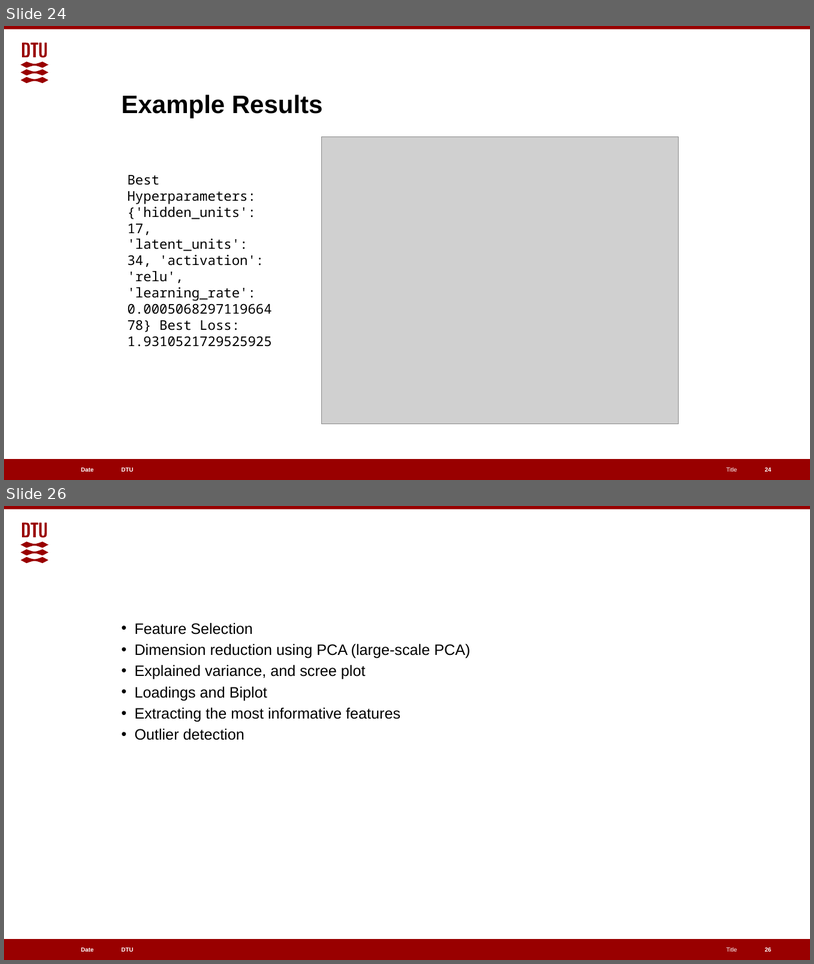
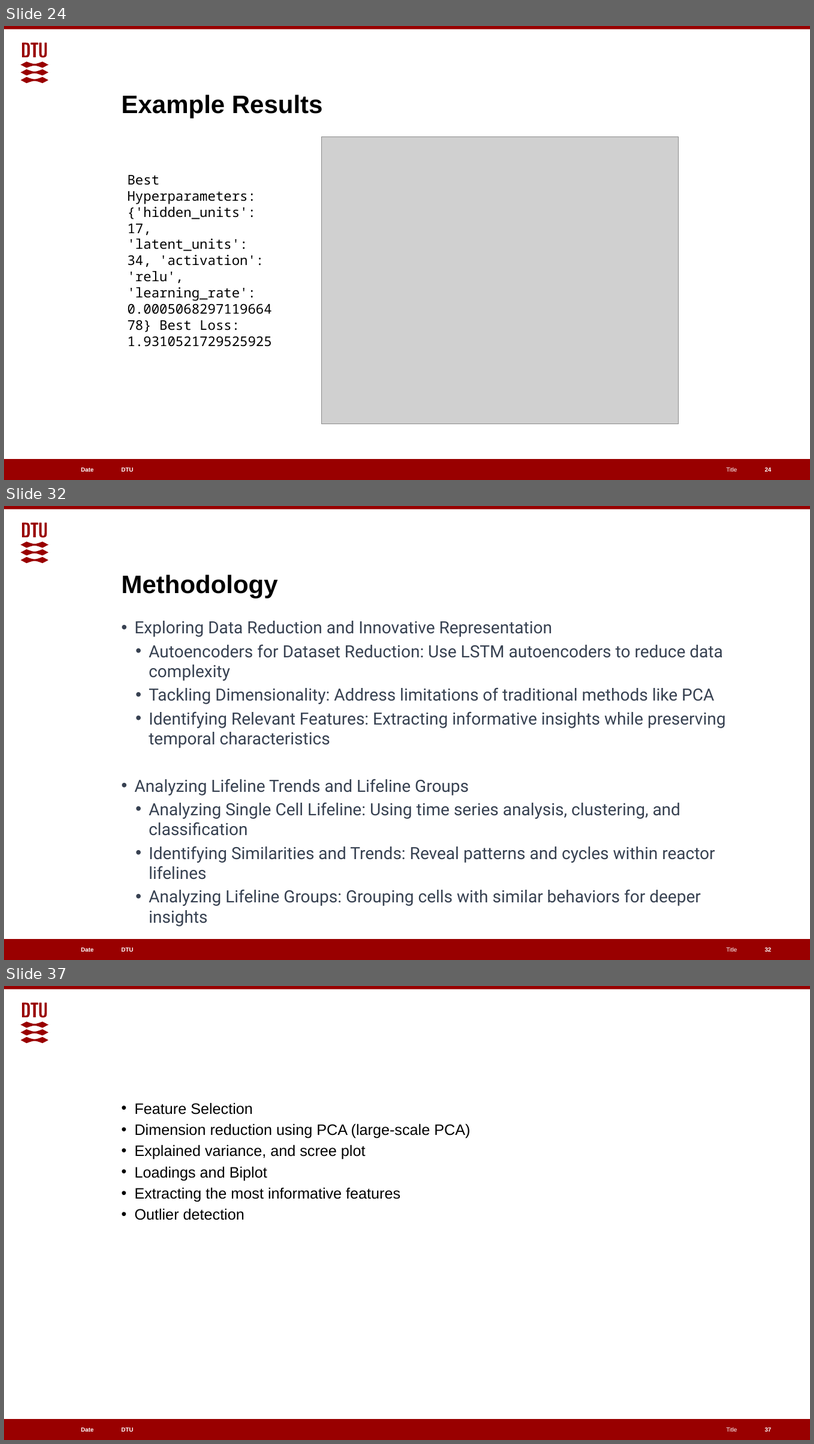
Before and after one commit to EGpineapples/Cell-Lifelines-Autoencoder, a slide deck: Classifying Metabolic Fluxes.pptx. Shown one above the other, each under a label of ours: slides 24 and 26 before the commit, slides 24, 32 and 37 after it; the slides between them are not shown. The pictures are 814x964 and 814x1444 pixels, drawn with LibreOffice and Linux fonts; fonts in the diff are those of the drawing; grey boxes stand for pictures. Boxes give left, top, right and bottom in pixels: in the first picture for what was removed or moved away, otherwise in the second. Text is boxed around its words. In the diff, an @@ line names an element or a change of style, - is before the commit and + after.

```diff
--- a/Classifying Metabolic Fluxes.pptx
+++ b/Classifying Metabolic Fluxes.pptx
@@ slide 32 added at bbox=[4, 506, 810, 960], background #FFFFFF; not listed: 6 template elements that a slide beside it also shows @@
@@ title added at bbox=[122, 574, 278, 598], 30 pt, text #000000, bold @@
+Methodology
@@ text added at bbox=[135, 621, 726, 926], 20 pt, text #374151 @@
+• Exploring Data Reduction and Innovative Representation
+  • Autoencoders for Dataset Reduction: Use LSTM autoencoders to reduce data complexity
+  • Tackling Dimensionality: Address limitations of traditional methods like PCA
+  • Identifying Relevant Features: Extracting informative insights while preserving temporal characteristics
+• Analyzing Lifeline Trends and Lifeline Groups
+  • Analyzing Single Cell Lifeline: Using time series analysis, clustering, and classification
+  • Identifying Similarities and Trends: Reveal patterns and cycles within reactor lifelines
+  • Analyzing Lifeline Groups: Grouping cells with similar behaviors for deeper insights
@@ page number added at bbox=[765, 947, 772, 951], 7 pt, text #FFFFFF, bold @@
+32
@@ what was slide 26 is now slide 37 @@
@@ page number at bbox=[765, 1427, 772, 1431]: text changed @@
-26
+37
```
Also in this commit, not shown: 10 other slides added.
